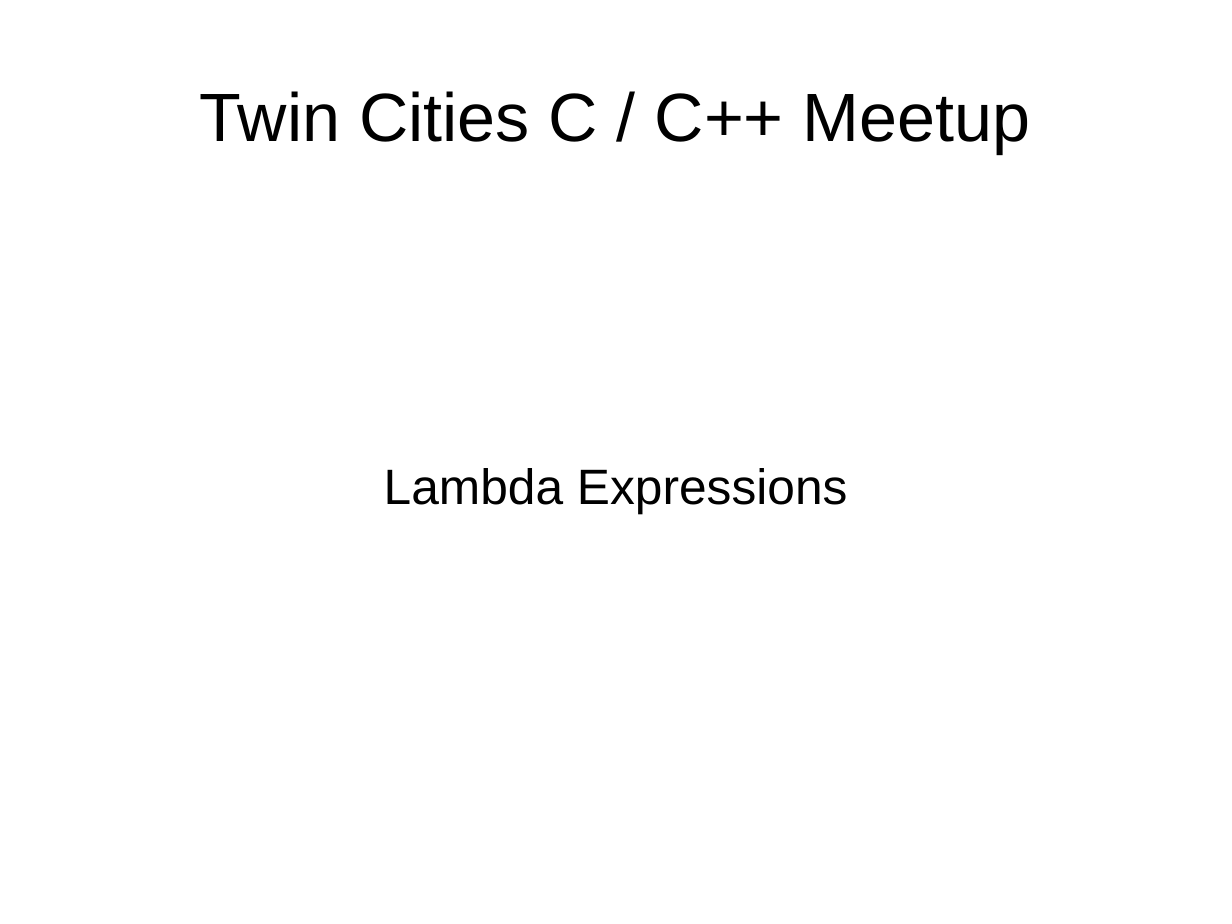
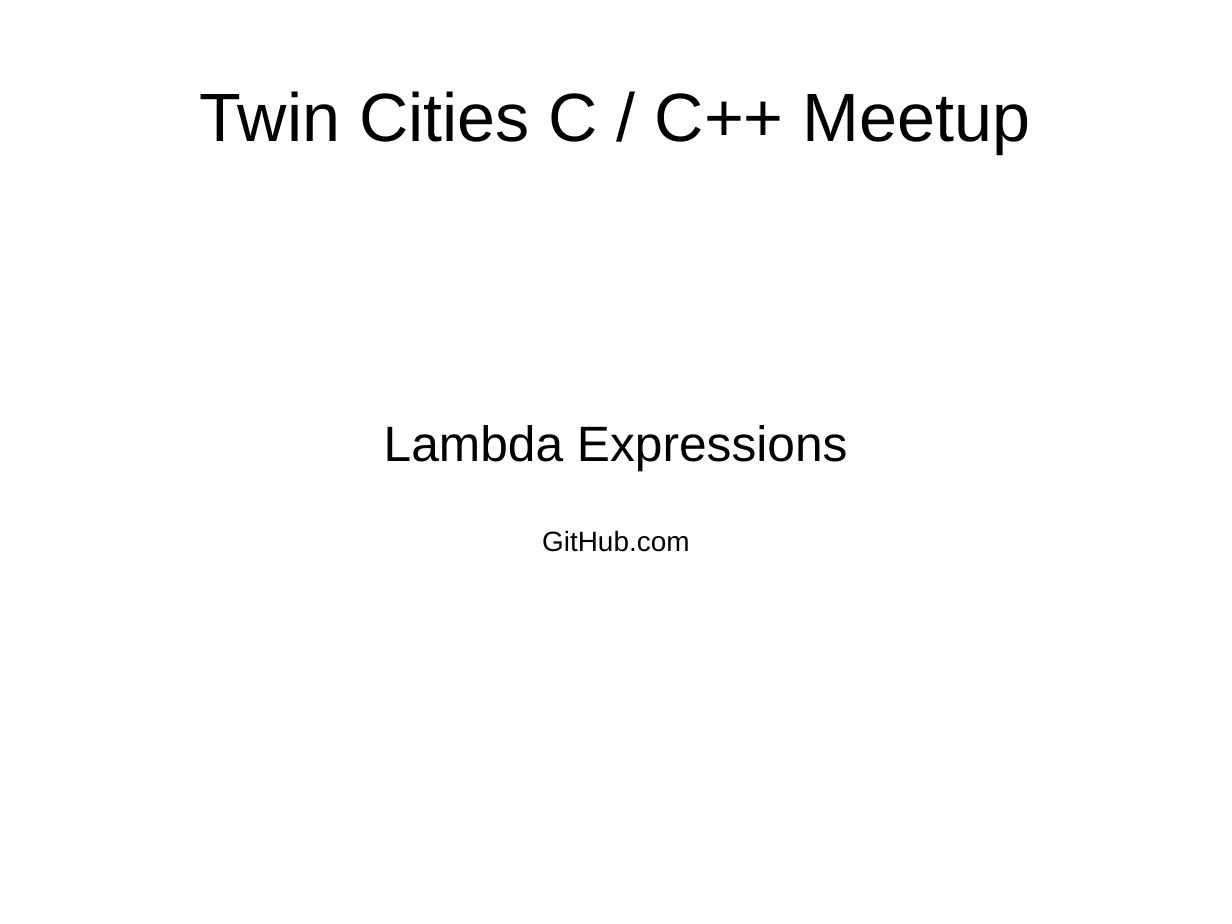
Before and after one commit to cjungmann/lambda_talk, a slide deck: slide 1 of lambda.odp. Drawn at 1232x924 pixels with LibreOffice and Linux fonts; fonts in the diff are those of the drawing. Boxes give left, top, right and bottom in pixels: in the first picture for what was removed or moved away, otherwise in the second. Text is boxed around its words. In the diff, an @@ line names an element or a change of style, - is before the commit and + after.

```diff
--- a/lambda.odp
+++ b/lambda.odp
@@ subtitle at (542, 530, 689, 552): paragraph added @@
+GitHub.com
```
Also in this commit, not shown: 5 other slides changed, 4 slides added, 1 slide removed.
